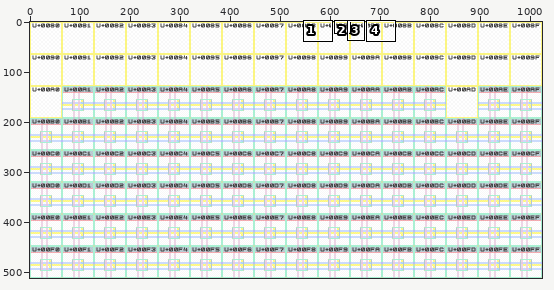
File history of a pixel-art file, projects/Latin-1 Supplement/design.aseprite. The first picture is a wide view before the edit; the outline marks the close-up.
Close-up. Old version:
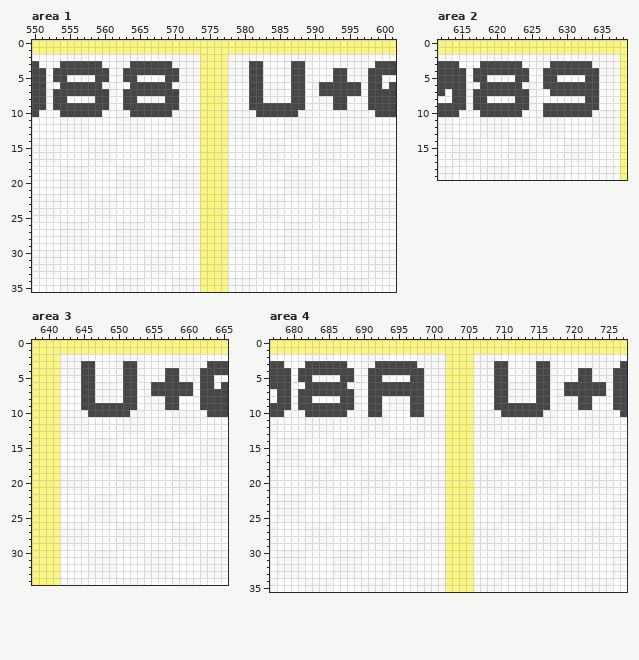
1024x512 pixels, 1 frame. Colours within 5 levels of each other are drawn and written as one. Shown: area 1: x 550..601, y 0..35; area 2: x 612..638, y 0..19; area 3: x 638..665, y 0..34; area 4: x 677..727, y 0..35. The commit also changed other parts of the picture, which this record leaves out.
The result:
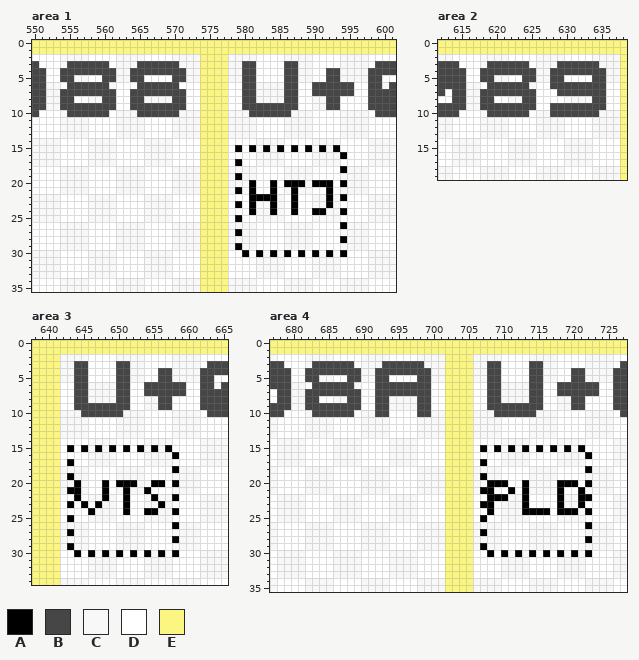
Palette (. is transparent): A #000000  B #464646  C #f8f8f8  D #ffffff  E #fbf581
Changes in this commit:
Changed rows in their new state; - is an unchanged pixel.
Area 1, layer "Font Table":
first column x 553:
 3 -C-----B---C-----B---------B-D---B-C--------
 4 D-------B-C-------B--------B-D---B-C---B-C--
 5 D-B---D-B-C-B---D-B--------B-D---B-C---B-C--
 6 -D-----B---D-----B---------B-C---B-D-B-----D
 7 C-------B-D-------B--------B-C---B-D-B-----D
 8 C-B---C-B-D-B---C-B--------B-C---B-D---B-D--
 9 C-------B-D-------B--------B-------D---B-D--
10 -C-----B---C-----B----------B-----C---------
first column x 579:
15 A-A-A-A-A-A-A-A-
16 ---------------A
17 A---------------
18 ---------------A
19 A---------------
20 --A--A-AAA-AAA-A
21 A-A--A--A----A--
22 --AAAA--A----A-A
23 A-A--A--A----A--
24 --A--A--A--AA--A
25 A---------------
26 ---------------A
27 A---------------
28 ---------------A
29 A---------------
30 -A-A-A-A-A-A-A-A
Area 2, layer "Font Table":
first column x 617:
 3 -C-----B---C-----B-
 4 D-------B-C-------B
 5 D-B---D-B-C-B---D-B
 6 -D-----B--D-------B
 7 C-------B--D------B
 8 C-B---C-B-------C-B
 9 C-------B-D-------B
10 -C-----B--C------B-
Area 3, layer "Font Table":
first column x 644:
 3 B-D---B-C--------
 4 B-D---B-C---B-C--
 5 B-D---B-C---B-C--
 6 B-C---B-D-B-----D
 7 B-C---B-D-B-----D
 8 B-C---B-D---B-D--
 9 B-------D---B-D--
10 -B-----C---------
first column x 643:
15 A-A-A-A-A-A-A-A-
16 ---------------A
17 A---------------
18 ---------------A
19 A---------------
20 -A---A-AAA--AA-A
21 AA---A--A--A----
22 -A---A--A---A--A
23 A-A-A---A----A--
24 ---A----A--AA--A
25 A---------------
26 ---------------A
27 A---------------
28 ---------------A
29 A---------------
30 -A-A-A-A-A-A-A-A
Area 4, layer "Font Table":
first column x 681:
 3 -C-----B---C-----B---------B-D---B-C--------
 4 D-------B-C-------B--------B-D---B-C---B-C--
 5 D-B---D-B-C-B---D-B--------B-D---B-C---B-C--
 6 -D-----B--D-------B--------B-C---B-D-B-----D
 7 C-------B-D-------B--------B-C---B-D-B-----D
 8 C-B---C-B-D-B---C-B--------B-C---B-D---B-D--
 9 C-------B-D-B---C-B--------B-------D---B-D--
10 -C-----B--C-B---D-B---------B-----C---------
first column x 707:
15 A-A-A-A-A-A-A-A-
16 ---------------A
17 A---------------
18 ---------------A
19 A---------------
20 -AAA--A----AAA-A
21 AA--A-A----A--A-
22 -AAA--A----A--AA
23 AA----A----A--A-
24 -A----AAAA-AAA-A
25 A---------------
26 ---------------A
27 A---------------
28 ---------------A
29 A---------------
30 -A-A-A-A-A-A-A-A
